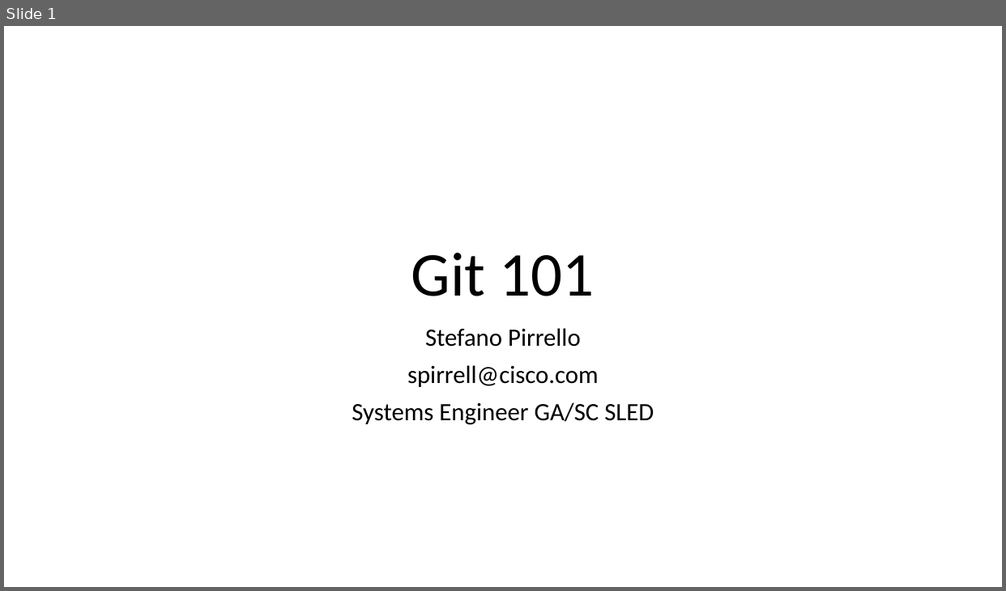
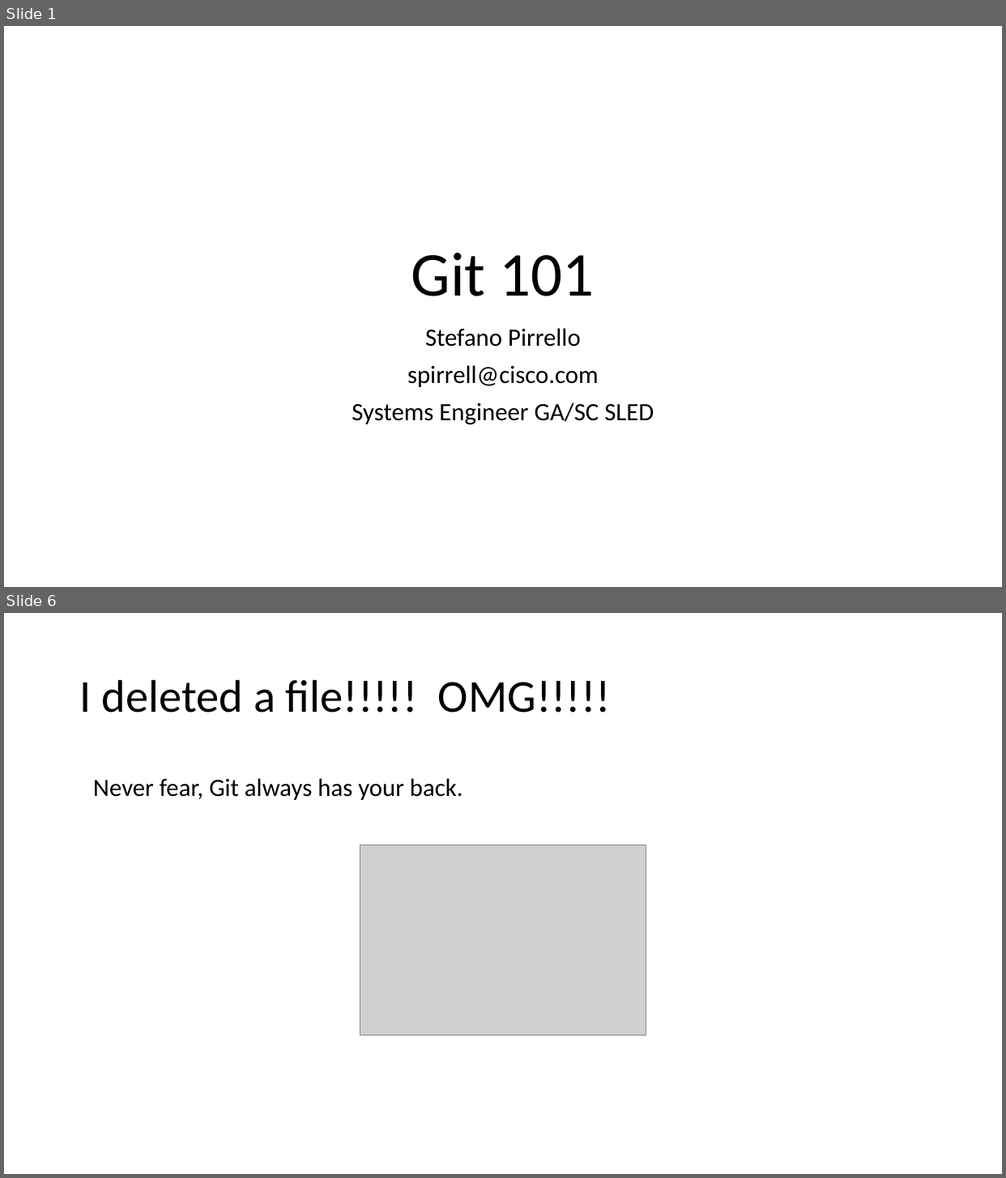
Before and after one commit to spirrello/devshow, a slide deck: Git101.pptx. Shown one above the other, each under a label of ours: slide 1 before the commit, slides 1 and 6 after it; the slides between them are not shown. The pictures are 1006x591 and 1006x1178 pixels, drawn with LibreOffice and Linux fonts; fonts in the diff are those of the drawing; grey boxes stand for pictures. Boxes give left, top, right and bottom in pixels: in the first picture for what was removed or moved away, otherwise in the second. Text is boxed around its words. In the diff, an @@ line names an element or a change of style, - is before the commit and + after.

```diff
--- a/Git101.pptx
+++ b/Git101.pptx
@@ slide 6 added at (4, 613, 1002, 1174), background #FFFFFF @@
@@ title added at (80, 679, 611, 713), 44 pt, text #000000 @@
+I deleted a file!!!!! OMG!!!!!
@@ text added at (93, 778, 463, 800), 24 pt, text #000000 @@
+Never fear, Git always has your back.
@@ picture added at (360, 845, 646, 1036) @@
```
Also in this commit, not shown: 2 slides changed, 3 other slides added, 5 slides removed, 1 other file.
